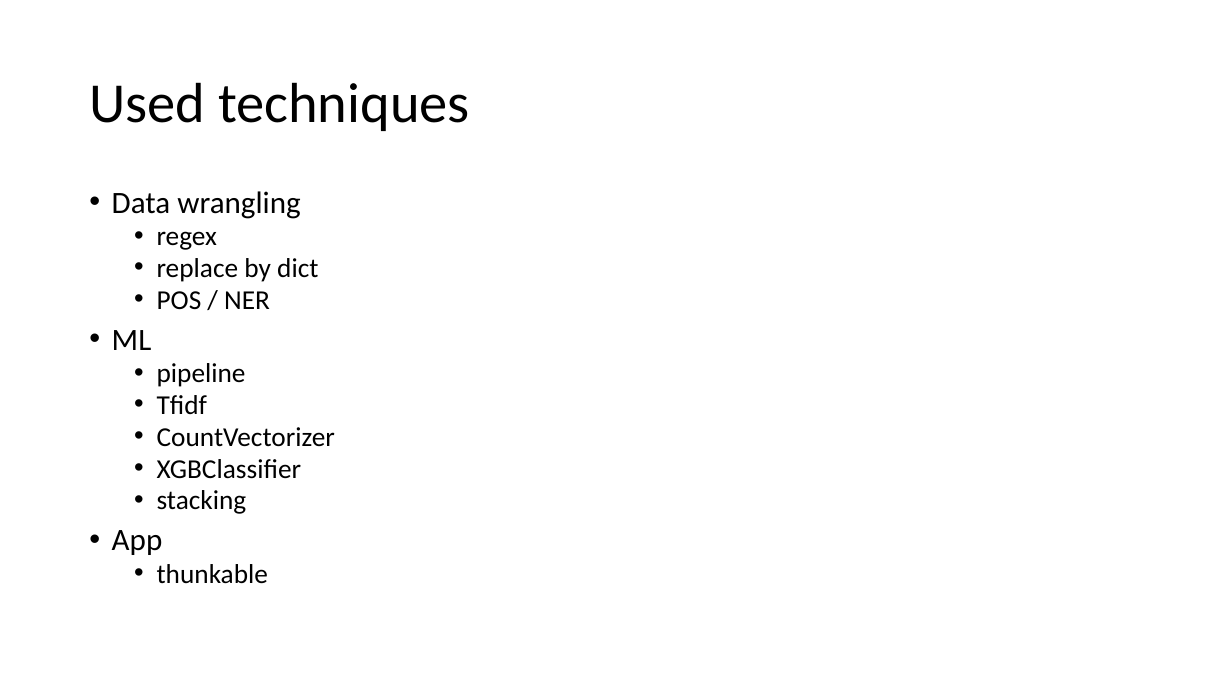
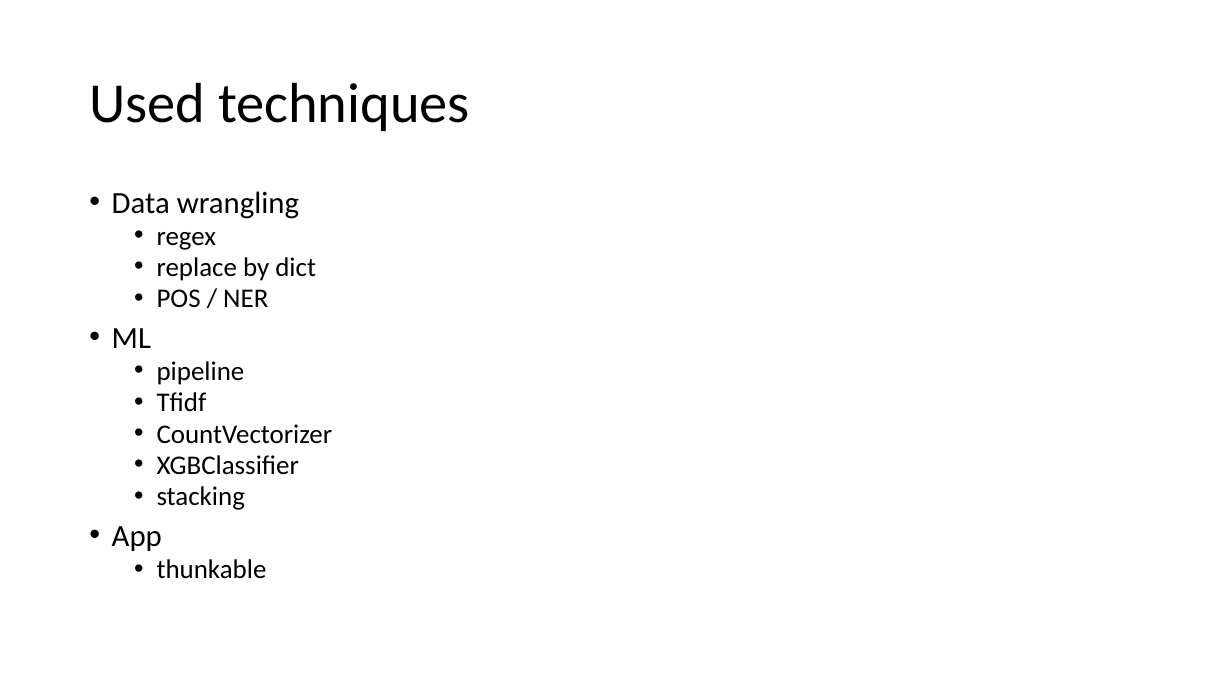
Before and after one commit to julia105/NLP-Project, a slide deck: slide 21 of Presentation Fire.pptx (slide 18 before the commit). Drawn at 1232x693 pixels with LibreOffice and Linux fonts; fonts in the diff are those of the drawing. Boxes give left, top, right and bottom in pixels: in the first picture for what was removed or moved away, otherwise in the second. Text is boxed around its words. In the diff, an @@ line names an element or a change of style, - is before the commit and + after.

```diff
--- a/Presentation Fire.pptx
+++ b/Presentation Fire.pptx
@@ text "Data wrangling" at (112, 191, 333, 579): size 24.2 to 24 pt in "Data wrangling", "ML", "App"; size 21.3 to 21 pt in "regex", "replace by dict", "POS / NER", "pipeline" and 5 more places @@
```
Also in this commit, not shown: 9 other slides changed, 3 slides added.
